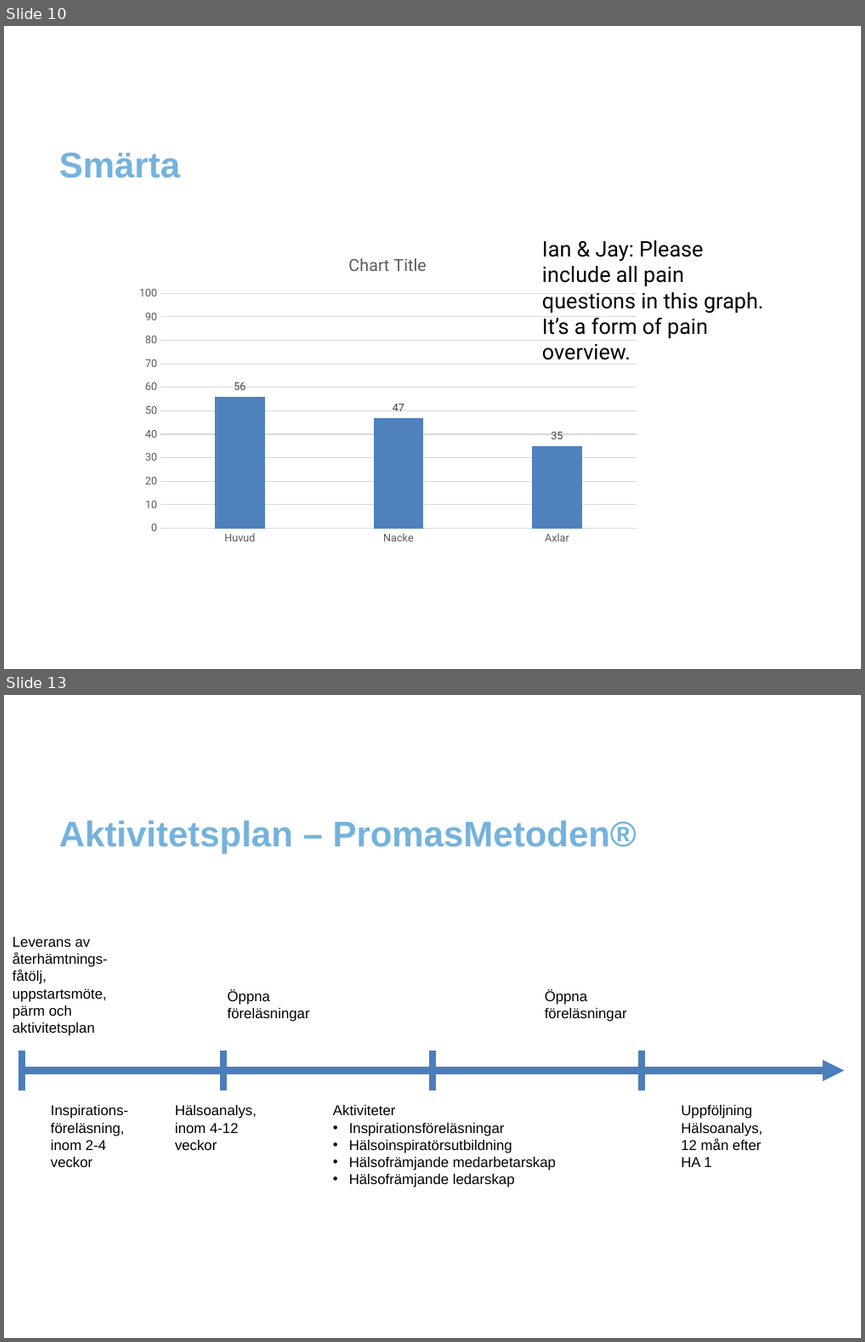
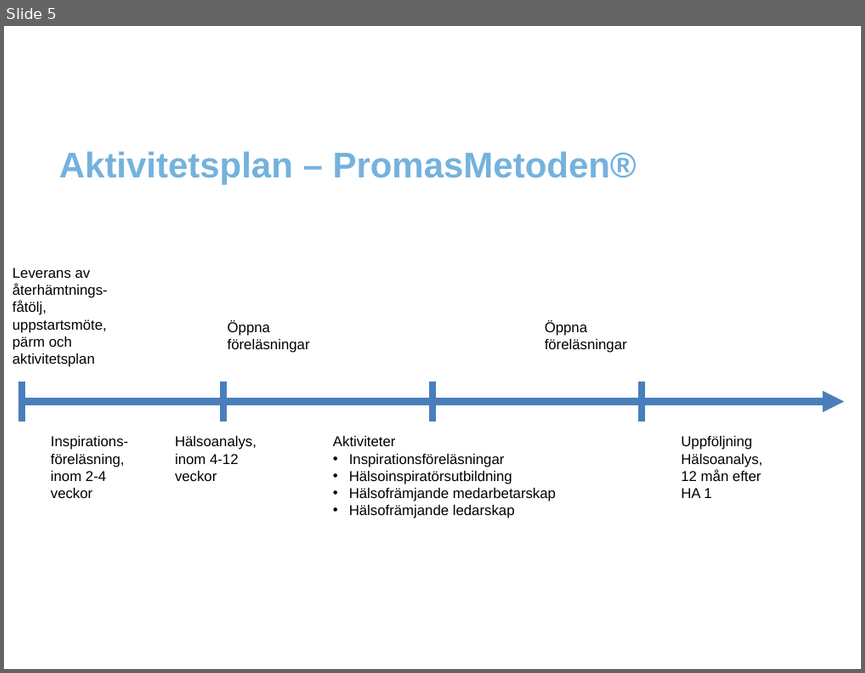
Before and after one commit to jenevieve18/hw, a slide deck: contrib/HW.EForm.Report/templates/Promas template.pptx. Shown one above the other, each under a label of ours: slides 10 and 13 before the commit, slide 5 after it; the slides between them are not shown. The pictures are 865x1342 and 865x673 pixels, drawn with LibreOffice and Linux fonts; fonts in the diff are those of the drawing; background and template pictures are left out. Boxes give left, top, right and bottom in pixels: in the first picture for what was removed or moved away, otherwise in the second. Text is boxed around its words. In the diff, an @@ line names an element or a change of style, - is before the commit and + after.

```diff
--- a/contrib/HW.EForm.Report/templates/Promas template.pptx
+++ b/contrib/HW.EForm.Report/templates/Promas template.pptx
@@ slide 10 removed at [4, 26, 861, 669], background #FFFFFF @@
@@ text removed at [59, 152, 180, 178] @@
-Smärta
@@ column chart removed at [129, 239, 647, 550] @@
-categories: Huvud, Nacke, Axlar
-Series 1: 56, 47, 35
@@ text removed at [542, 240, 764, 338] @@
-Ian & Jay: Please include all pain questions in this graph. It’s a form of pain overview.
@@ what was slide 13 is now slide 5 @@
```
Also in this commit, not shown: 7 other slides removed, 10 other files.
